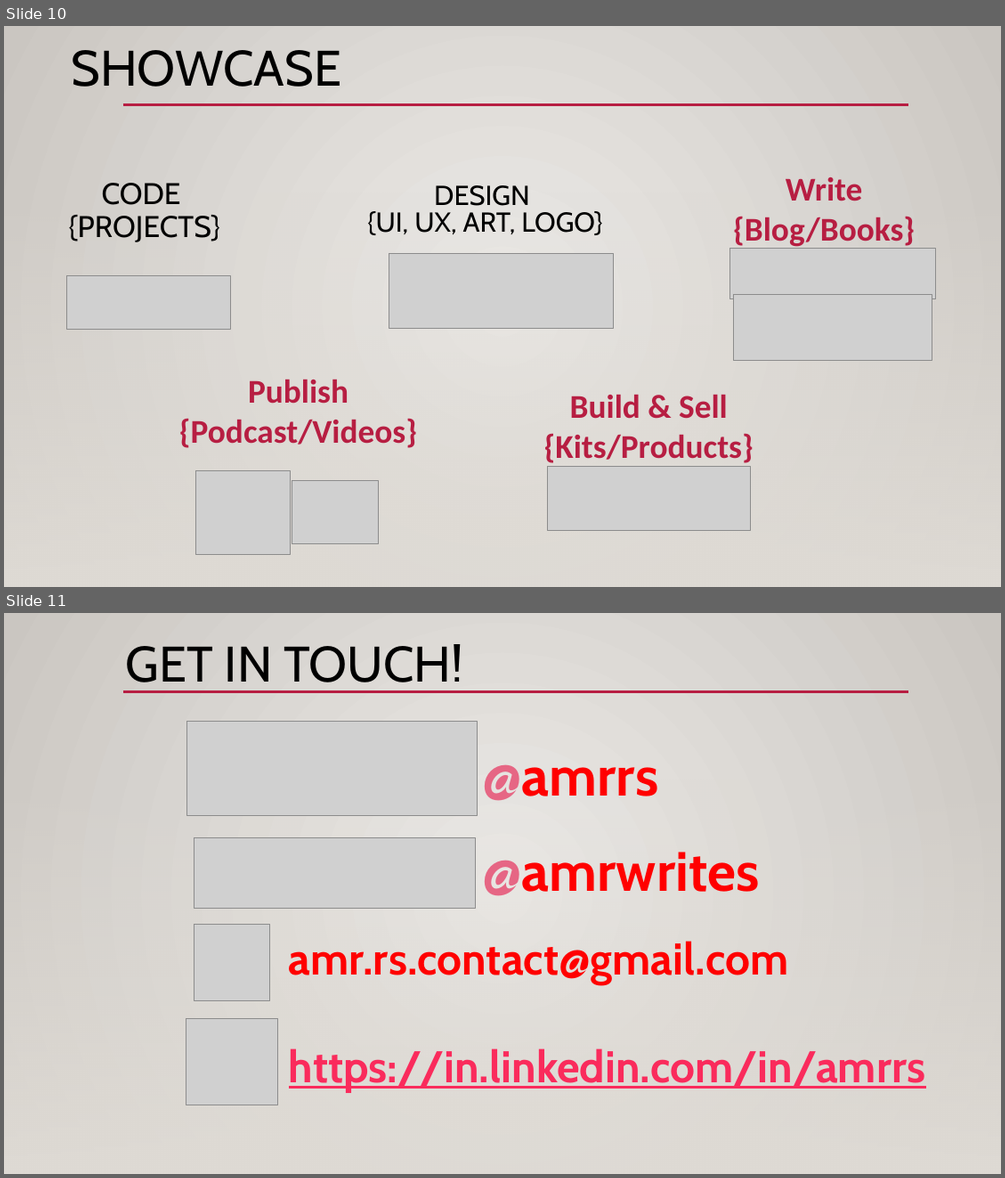
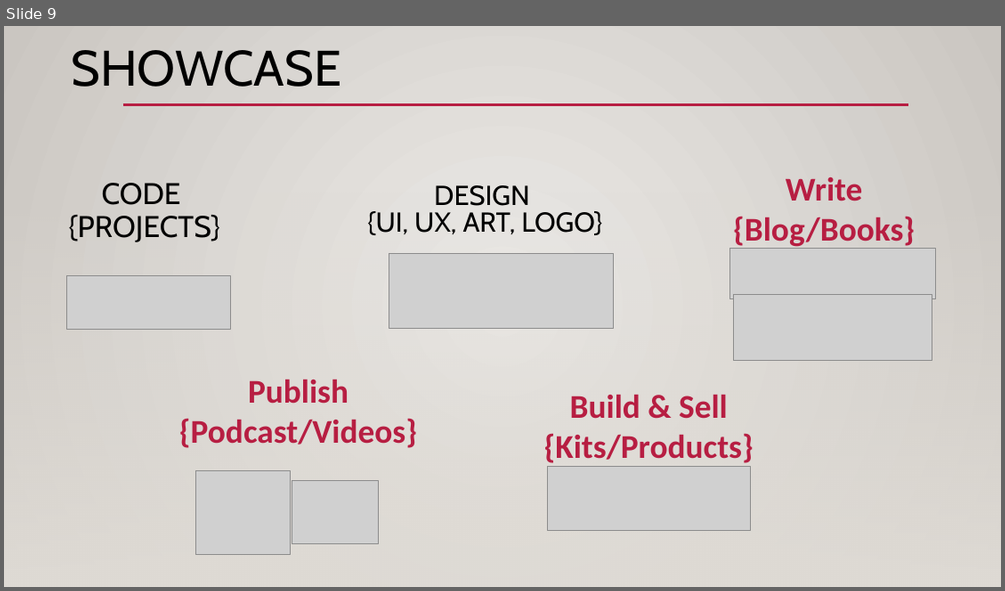
Before and after one commit to amrrs/codepy18_workshop, a slide deck: intro_to_python.pptx. Shown one above the other, each under a label of ours: slides 10 and 11 before the commit, slide 9 after it. The pictures are 1005x1178 and 1005x591 pixels, drawn with LibreOffice and Linux fonts; fonts in the diff are those of the drawing; grey boxes stand for pictures. Boxes give left, top, right and bottom in pixels: in the first picture for what was removed or moved away, otherwise in the second. Text is boxed around its words. In the diff, an @@ line names an element or a change of style, - is before the commit and + after.

```diff
--- a/intro_to_python.pptx
+++ b/intro_to_python.pptx
@@ slide 11 removed at bbox=[4, 613, 1001, 1174], background gradient #ECEAE7 to #CAC7C1; not listed: 2 template elements that a slide beside it also shows @@
@@ title removed at bbox=[126, 644, 463, 693] @@
-GET IN TOUCH!
@@ picture removed at bbox=[187, 722, 477, 816] @@
@@ text removed at bbox=[482, 764, 658, 801] @@
-@amrrs
@@ picture removed at bbox=[194, 838, 475, 908] @@
@@ text removed at bbox=[482, 852, 760, 896] @@
-@amrwrites
@@ picture removed at bbox=[194, 925, 269, 999] @@
@@ text removed at bbox=[289, 941, 789, 985] @@
-amr.rs.contact@gmail.com
@@ picture removed at bbox=[186, 1018, 278, 1105] @@
@@ text removed at bbox=[289, 1048, 925, 1092] @@
-https://in.linkedin.com/in/amrrs
@@ what was slide 10 is now slide 9 @@
```
Also in this commit, not shown: 1 slide changed, 1 other slide removed, 4 other files.
